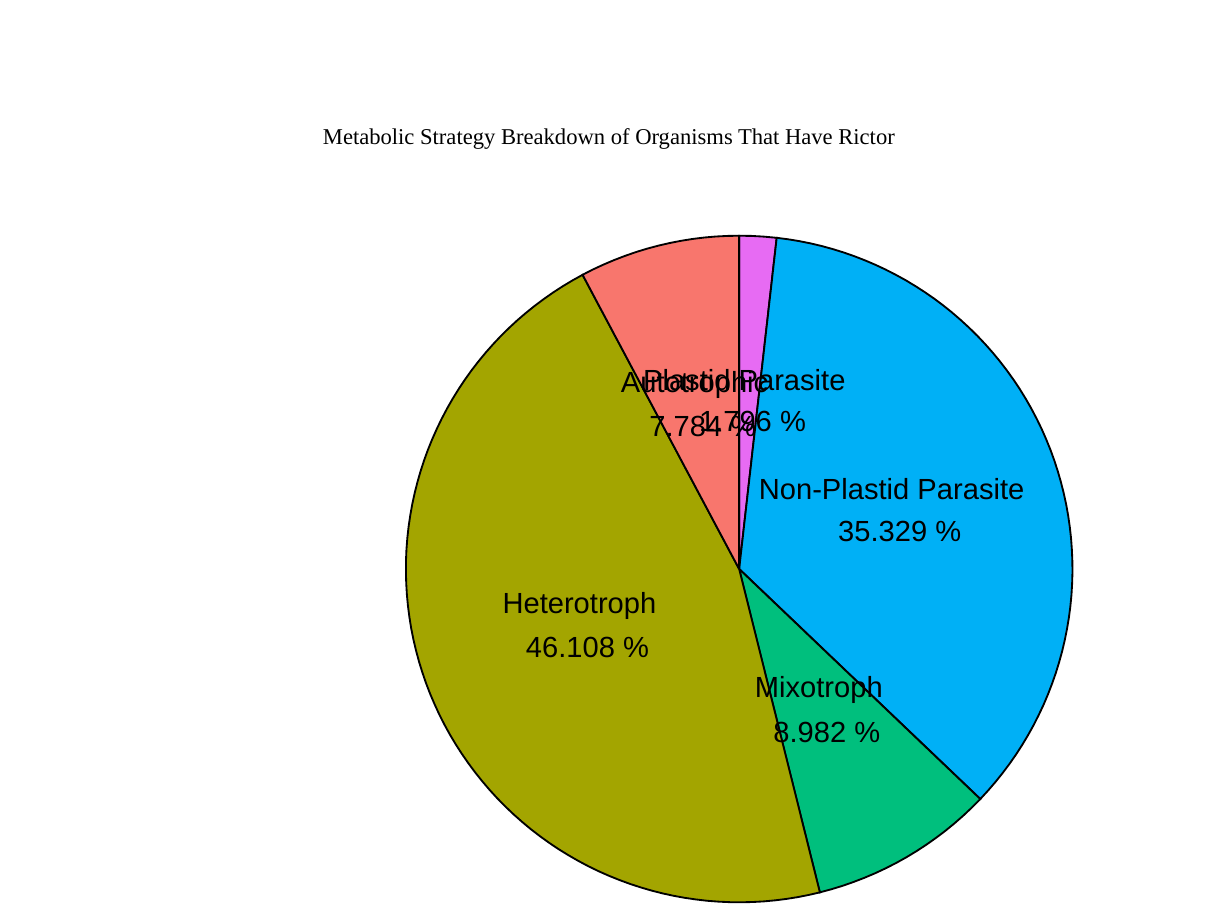
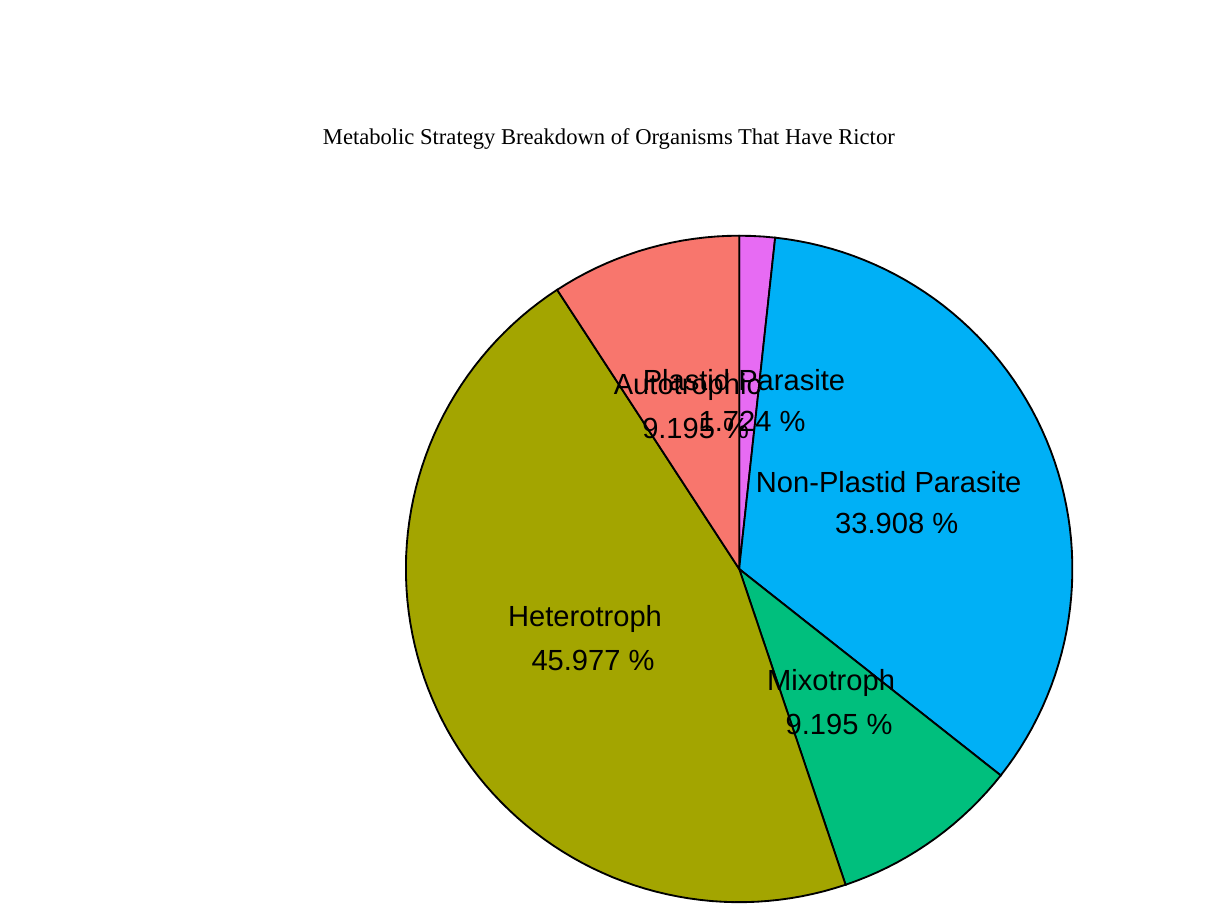
Before and after one commit to Dellaraam/TOR_phylogenetics, a slide deck: slide 1 of Images/Figures_PPT/PieWithRictor.pptx. Drawn at 1232x924 pixels with LibreOffice and Linux fonts; fonts in the diff are those of the drawing. Boxes give left, top, right and bottom in pixels: in the first picture for what was removed or moved away, otherwise in the second. Text is boxed around its words. In the diff, an @@ line names an element or a change of style, - is before the commit and + after.

```diff
--- a/Images/Figures_PPT/PieWithRictor.pptx
+++ b/Images/Figures_PPT/PieWithRictor.pptx
@@ freeform shape: place and size @@
-freeform shape at box(583, 235, 739, 569)
+freeform shape at box(557, 235, 739, 569)
@@ freeform shape at box(739, 235, 775, 569): outline redrawn @@
@@ freeform shape: place and size @@
-freeform shape at box(739, 238, 1073, 800)
+freeform shape at box(739, 238, 1072, 776)
@@ freeform shape: place and size @@
-freeform shape at box(405, 275, 819, 902)
+freeform shape at box(405, 290, 845, 902)
@@ text "Autotrophic": place and size @@
-text "Autotrophic" at box(621, 369, 768, 397)
+text "Autotrophic" at box(614, 371, 761, 399)
@@ text at box(642, 415, 715, 443): text changed @@
-7.784 %
+9.195 %
@@ text at box(699, 408, 772, 436): text changed @@
-1.796 %
+1.724 %
@@ text "Non-Plastid Parasite": place and size @@
-text "Non-Plastid Parasite" at box(759, 478, 1024, 500)
+text "Non-Plastid Parasite" at box(756, 471, 1022, 493)
@@ text at box(835, 512, 924, 534): text changed @@
-35.329 %
+33.908 %
@@ freeform shape: place and size @@
-freeform shape at box(739, 569, 981, 892)
+freeform shape at box(739, 569, 1000, 885)
@@ text "Heterotroph": place and size @@
-text "Heterotroph" at box(503, 592, 657, 618)
+text "Heterotroph" at box(508, 605, 662, 631)
@@ text at box(532, 649, 621, 671): text changed @@
-46.108 %
+45.977 %
@@ text "Mixotroph": place and size @@
-text "Mixotroph" at box(755, 675, 883, 703)
+text "Mixotroph" at box(767, 667, 895, 695)
@@ text at box(786, 711, 859, 739): text changed @@
-8.982 %
+9.195 %
```
Also in this commit, not shown: 37 other files.
